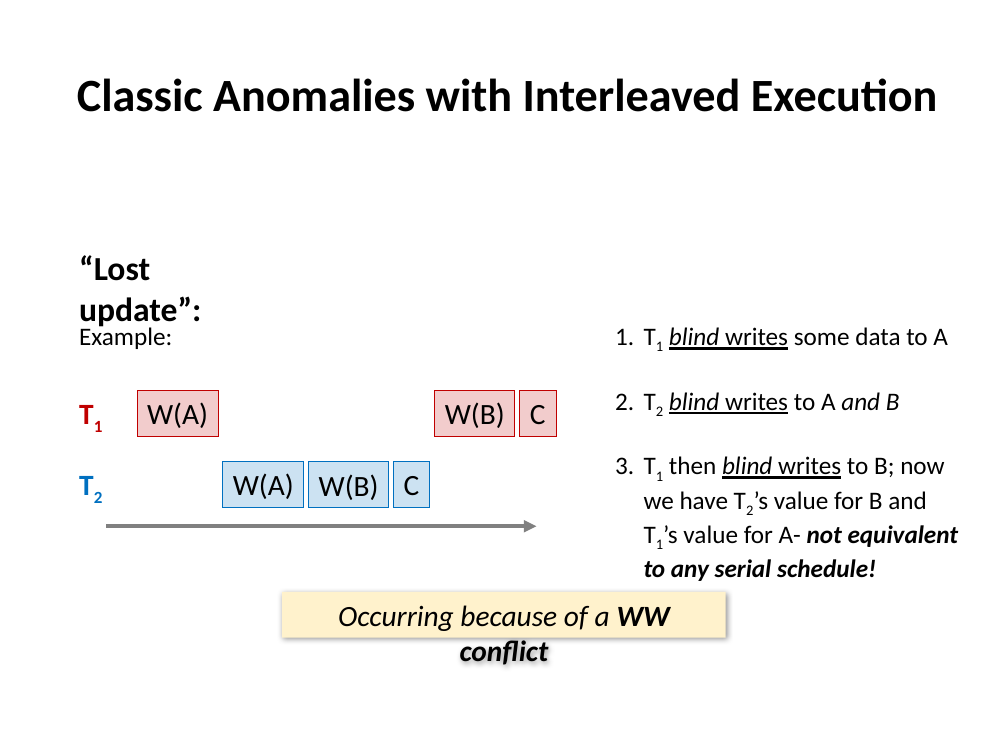
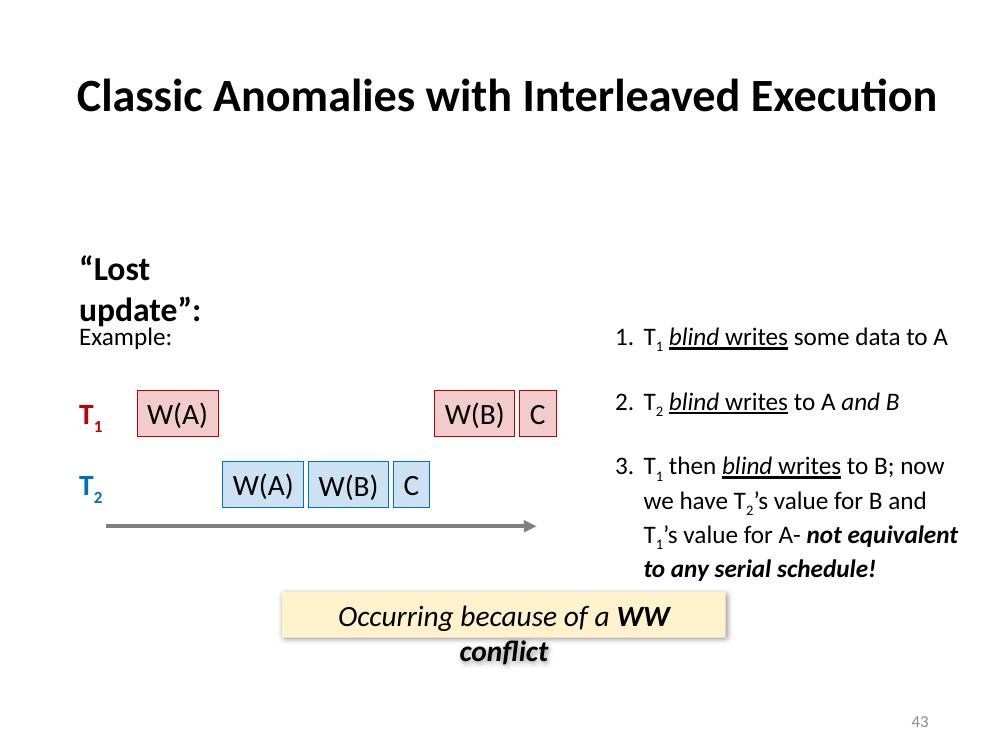
Before and after one commit to sfu-db/cmpt354, a slide deck: slide 43 of Lectures/lec11-transaction.pptx. Drawn at 1008x756 pixels with LibreOffice and Linux fonts; fonts in the diff are those of the drawing. Boxes give left, top, right and bottom in pixels: in the first picture for what was removed or moved away, otherwise in the second. Text is boxed around its words. In the diff, an @@ line names an element or a change of style, - is before the commit and + after.

```diff
--- a/Lectures/lec11-transaction.pptx
+++ b/Lectures/lec11-transaction.pptx
@@ page number added at (x1=912, y1=716, x2=929, y2=727), 12 pt, text #8C8C8C @@
+43
```
Also in this commit, not shown: 17 other slides changed, 1 other file.
